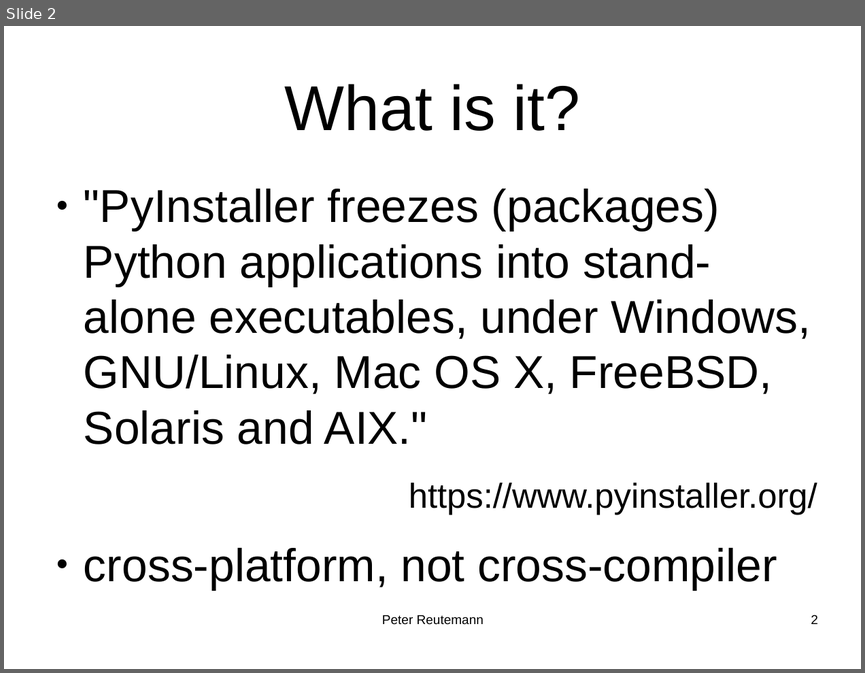
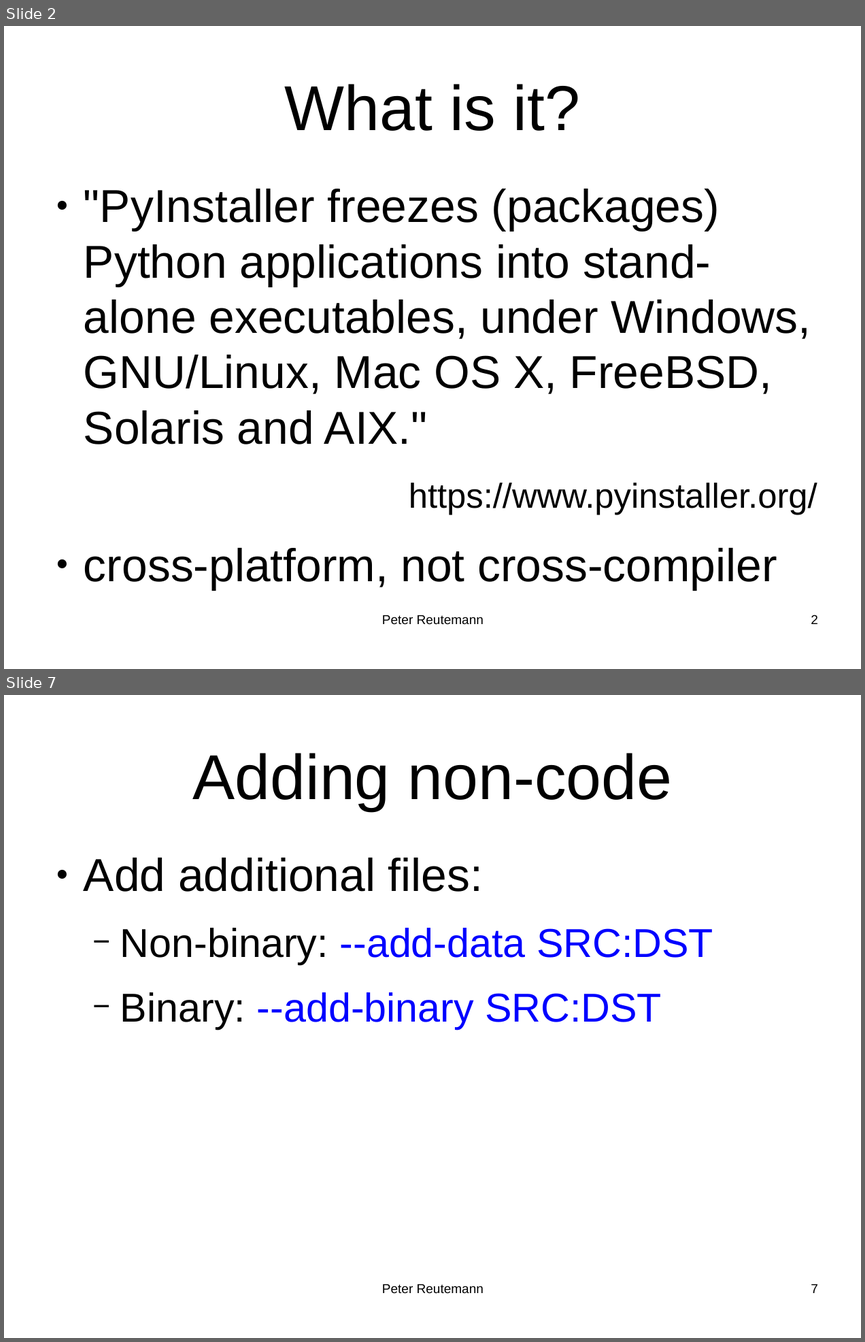
Before and after one commit to HamPUG/meetings, a slide deck: 2021/2021-12-13/pyinstaller.odp. Shown one above the other, each under a label of ours: slide 2 before the commit, slides 2 and 7 after it; the slides between them are not shown. The pictures are 865x673 and 865x1342 pixels, drawn with LibreOffice and Linux fonts; fonts in the diff are those of the drawing. Boxes give left, top, right and bottom in pixels: in the first picture for what was removed or moved away, otherwise in the second. Text is boxed around its words. In the diff, an @@ line names an element or a change of style, - is before the commit and + after.

```diff
--- a/2021/2021-12-13/pyinstaller.odp
+++ b/2021/2021-12-13/pyinstaller.odp
@@ slide 7 added at (x1=4, y1=695, x2=861, y2=1338), background #FFFFFF @@
@@ title added at (x1=193, y1=753, x2=672, y2=811), 58.7 pt, text #000000 @@
+Adding non-code
@@ text added at (x1=84, y1=858, x2=713, y2=1029), 37.3 pt, text #000000 @@
+● Add additional files:
+  − Non-binary: --add-data SRC:DST
+  − Binary: --add-binary SRC:DST
@@ text added at (x1=382, y1=1284, x2=483, y2=1293), 12 pt, text #000000 @@
+Peter Reutemann
@@ page number added at (x1=810, y1=1284, x2=818, y2=1293), 12 pt, text #000000 @@
+7
```
Also in this commit, not shown: 4 slides changed, 2 other slides added, 12 other files.
